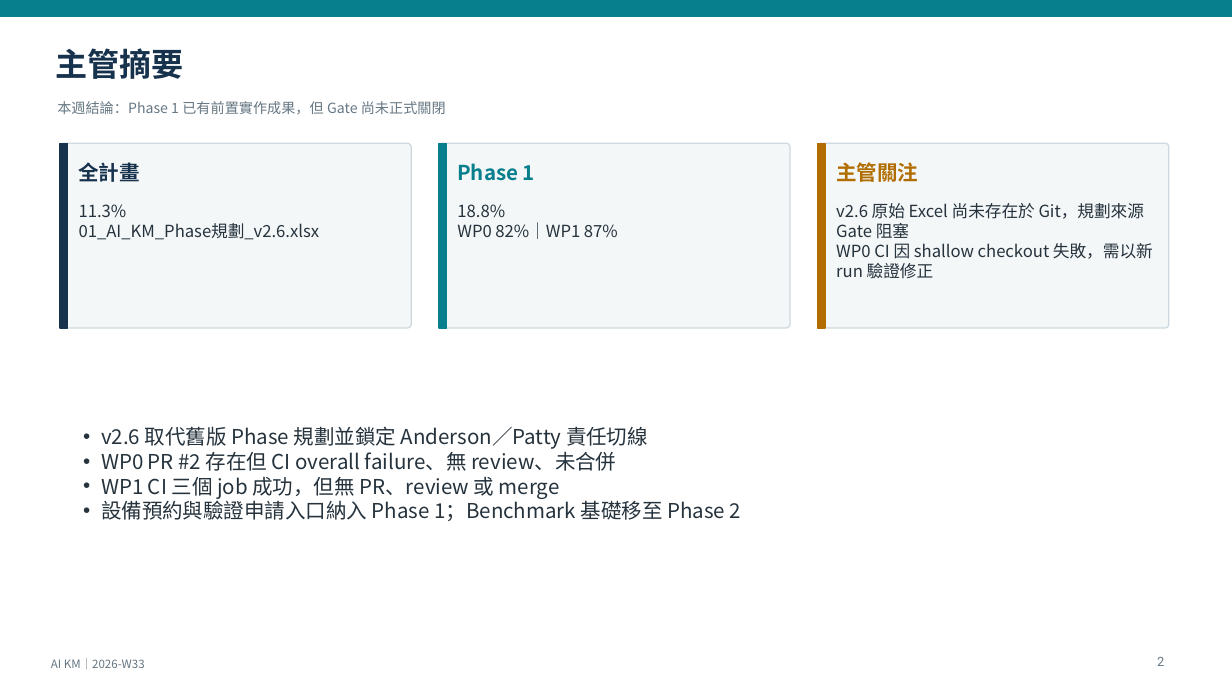
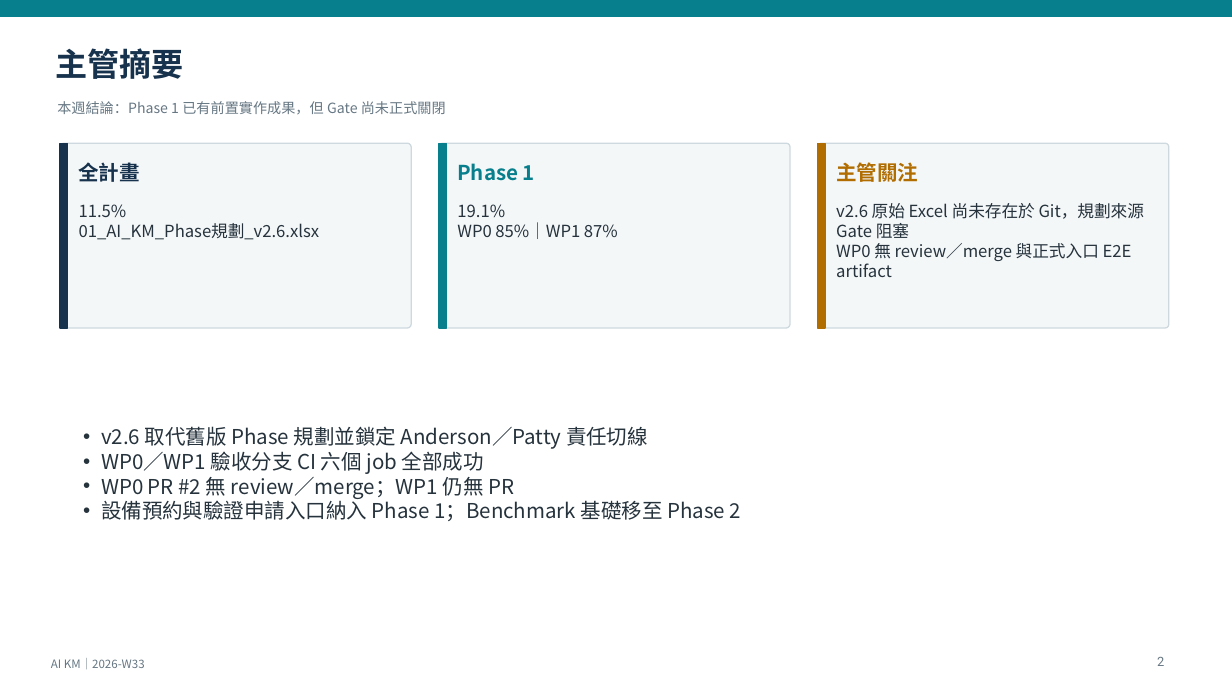
Before and after one commit to kyocarlos/knowledge-base-agent-source, a slide deck: slide 2 of docs/km-modernization/progress/presentations/AI-KM-Weekly-2026-W33.pptx. Drawn at 1232x693 pixels with LibreOffice and Linux fonts; fonts in the diff are those of the drawing. Boxes give left, top, right and bottom in pixels: in the first picture for what was removed or moved away, otherwise in the second. Text is boxed around its words. In the diff, an @@ line names an element or a change of style, - is before the commit and + after.

```diff
--- a/docs/km-modernization/progress/presentations/AI-KM-Weekly-2026-W33.pptx
+++ b/docs/km-modernization/progress/presentations/AI-KM-Weekly-2026-W33.pptx
@@ text at (x1=79, y1=204, x2=127, y2=217): text changed @@
-11.3%
+11.5%
@@ text at (x1=457, y1=204, x2=618, y2=239): text changed @@
-18.8%
-WP0 82%｜WP1 87%
+19.1%
+WP0 85%｜WP1 87%
@@ text at (x1=836, y1=243, x2=1132, y2=277): text changed @@
-WP0 CI 因 shallow checkout 失敗，需以新 run 驗證修正
+WP0 無 review／merge 與正式入口 E2E artifact
@@ text at (x1=101, y1=451, x2=514, y2=499): text changed @@
-• WP0 PR #2 存在但 CI overall failure、無 review、未合併
-• WP1 CI 三個 job 成功，但無 PR、review 或 merge
+• WP0／WP1 驗收分支 CI 六個 job 全部成功
+• WP0 PR #2 無 review／merge；WP1 仍無 PR
```
Also in this commit, not shown: 6 other slides changed, 5 other files.
